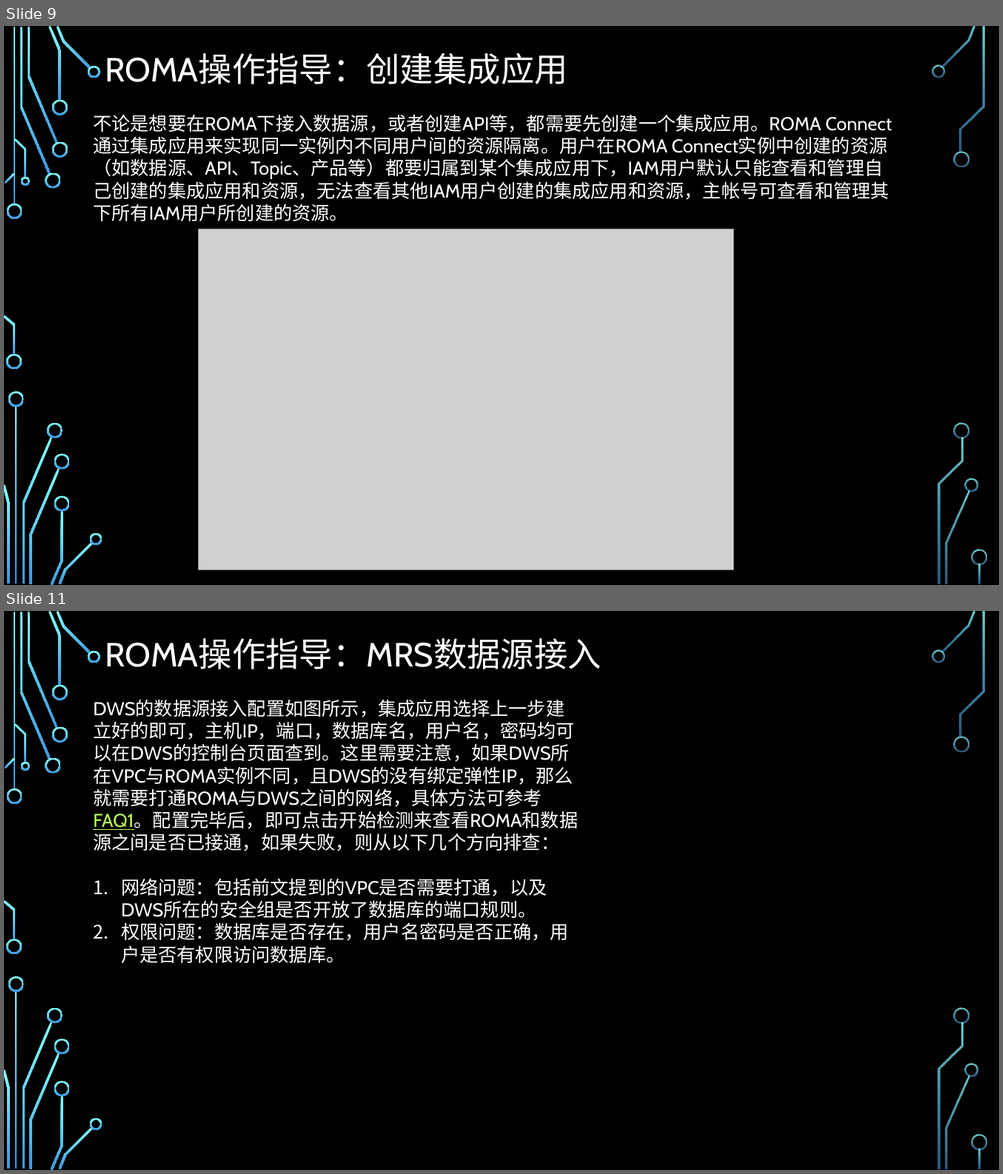
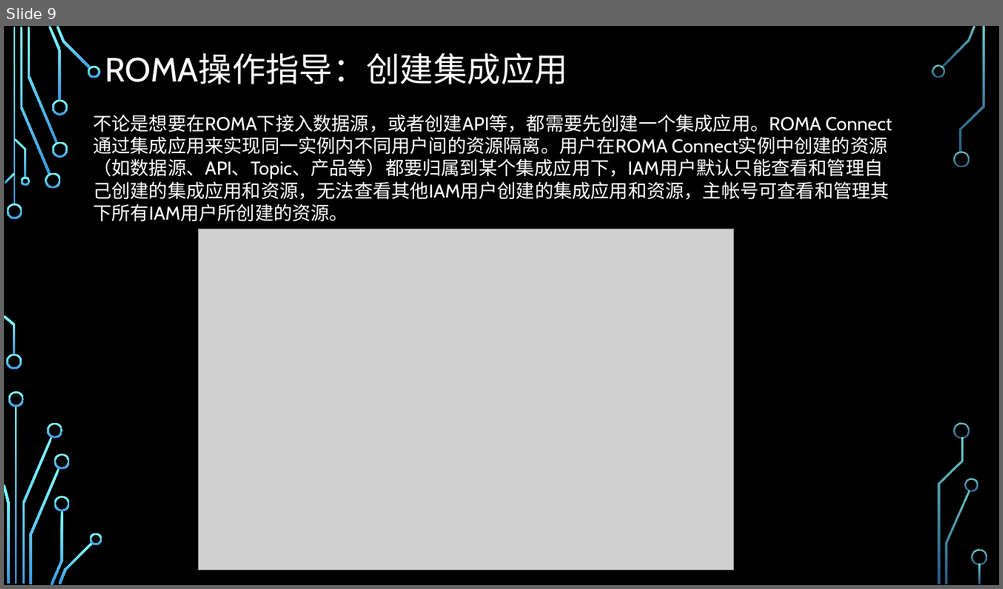
Before and after one commit to zhaoxukl1314/roma, a slide deck: ROMA使用手册.pptx. Shown one above the other, each under a label of ours: slides 9 and 11 before the commit, slide 9 after it; the slides between them are not shown. The pictures are 1003x1174 and 1003x589 pixels, drawn with LibreOffice and Linux fonts; fonts in the diff are those of the drawing; grey boxes stand for pictures; background and template pictures are left out. Boxes give left, top, right and bottom in pixels: in the first picture for what was removed or moved away, otherwise in the second. Text is boxed around its words. In the diff, an @@ line names an element or a change of style, - is before the commit and + after.

```diff
--- a/ROMA使用手册.pptx
+++ b/ROMA使用手册.pptx
@@ slide 11 removed at [4, 611, 999, 1170], background picture (left out); not listed: 36 template elements that a slide beside it also shows @@
@@ title removed at [105, 638, 601, 669] @@
-ROMA操作指导：MRS数据源接入
@@ text removed at [93, 700, 578, 963] @@
-DWS的数据源接入配置如图所示，集成应用选择上一步建立好的即可，主机IP，端口，数据库名，用户名，密码均可以在DWS的控制台页面查到。这里需要注意，如果DWS所在VPC与ROMA实例不同，且DWS的没有绑定弹性IP，那么就需要打通ROMA与DWS之间的网络，具体方法可参考FAQ1。配置完毕后，即可点击开始检测来查看ROMA和数据源之间是否已接通，如果失败，则从以下几个方向排查：
-1. 网络问题：包括前文提到的VPC是否需要打通，以及DWS所在的安全组是否开放了数据库的端口规则。
-2. 权限问题：数据库是否存在，用户名密码是否正确，用户是否有权限访问数据库。
```
Also in this commit, not shown: 4 slides changed, 4 slides added.
